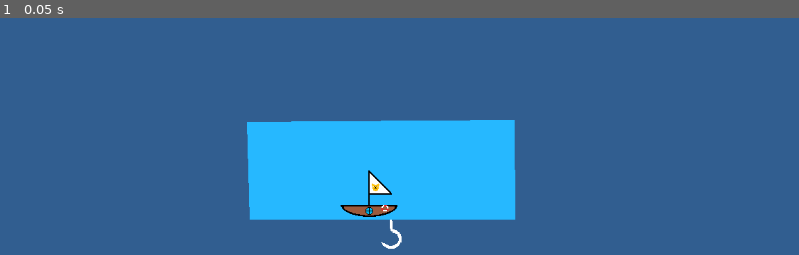
Above: before the commit, frame 1.
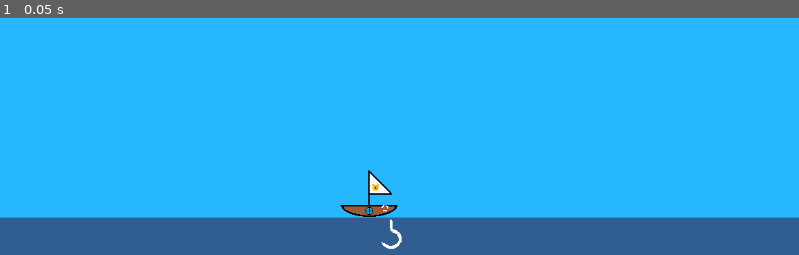
Above: after the commit, the same moment.

Repository: ethan-hawksley/cat-fishing-frenzy
Game: Godot game, scene res://main.tscn
The game is run twice, just before and just after one commit, with the same random seed, the same clock (stepped at 60 frames per second) and the same inputs.
Inputs:
- Up to frame 1 (0.05 s): no input

The runs differ from the first frame. In frame 1, 71% of the frame differs, in the area x 0-100%, y 0-86%.

Commit message:
Update main.tscn

Diff:
--- a/main.tscn
+++ b/main.tscn
@@ -6,7 +6,8 @@
 [node name="Node" type="Node" unique_id=1277121764]
 
 [node name="Sky" type="Polygon2D" parent="." unique_id=1336226160]
-position = Vector2(-22, -16)
+position = Vector2(-23, -118)
+scale = Vector2(7.6812997, 7.1833434)
 color = Color(0.14901961, 0.72156864, 1, 1)
 polygon = PackedVector2Array(-171, -125, 215, -128, 216, 16, -167, 16)
 
